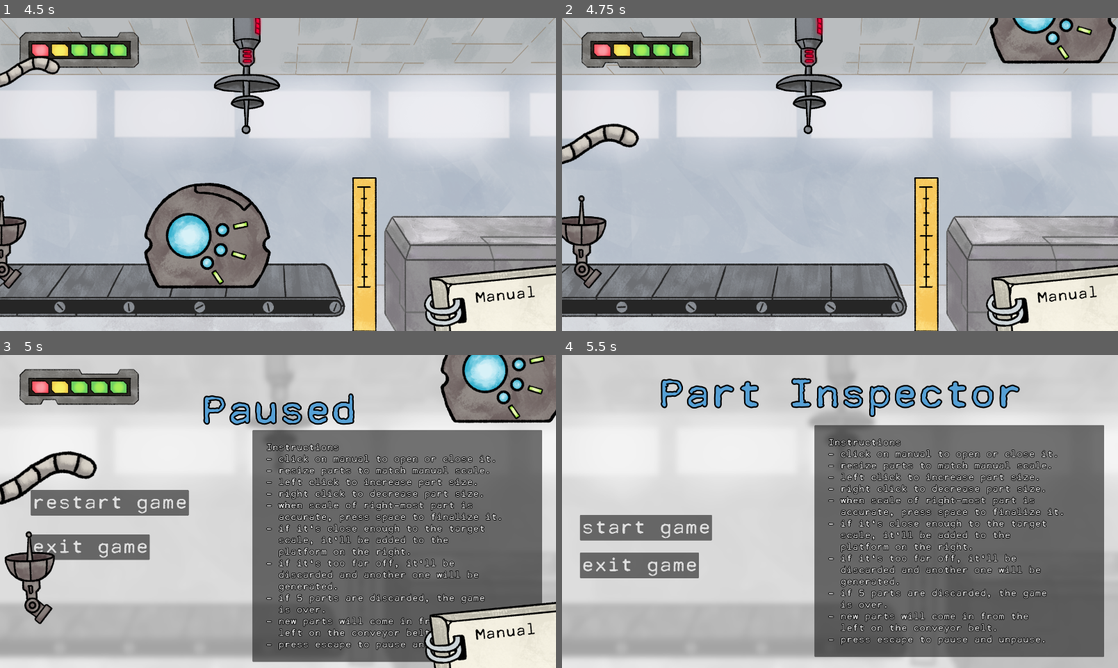
Above: before the commit, frames 1-4 (two rows, left to right).
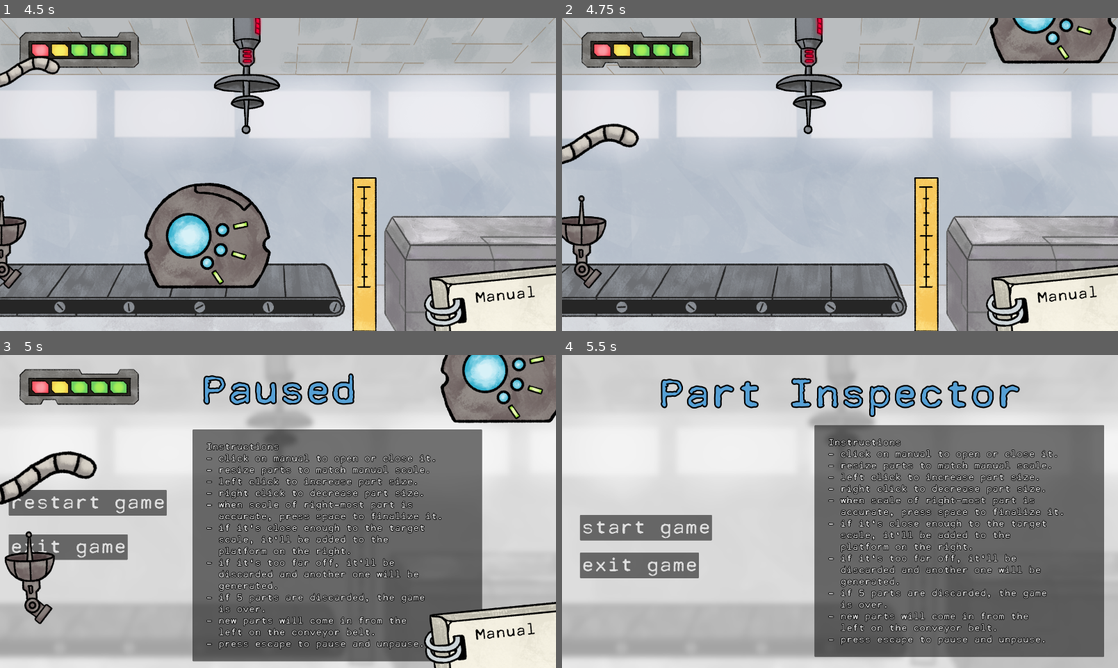
Above: after the commit, the same moments.

Repository: saadjiqbal/tip-the-scales
Game: Godot game, scene res://scenes/main_menu.tscn
The game is run twice, just before and just after one commit, with the same random seed, the same clock (stepped at 60 frames per second) and the same inputs.
Inputs (mouse positions are in pixels of both pictures, inside the frame that each line leads up to):
- Up to frame 1 (4.5 s): click "start game" at 0.5 s; tap Enter (ui_accept) at 1.25, 1.52, 2.27, 3.77 s; move the mouse to (400, 158) at 1.27 s; press the mouse at (400, 158) at 1.28 s; move the mouse to (27, 237) at 2.02 s; release the mouse at (27, 237) at 2.03 s; right-click (27, 237) at 2.1 s; click (27, 237) at 2.17 s; move the mouse to (333, 105) at 2.77 s; press the mouse at (333, 105) at 2.78 s; move the mouse to (0, 18) at 3.52 s; release the mouse at (0, 18) at 3.53 s; right-click (0, 18) at 3.6 s; click (0, 18) at 3.67 s; move the mouse to (0, 36) at 4.27 s; press the mouse at (0, 36) at 4.28 s
- Up to frame 2 (4.75 s): tap Enter (ui_accept) at 4.52 s
- Up to frame 3 (5 s): tap Escape (pause) at 4.9 s
- Up to frame 4 (5.5 s): release the mouse at (562, 373) at 5 s; click "restart game" at 5 s

Frames 1-2 are identical in both runs. In frame 3, 26% of the frame differs, in the area x 1-98%, y 5-99%; in frame 4, nothing differs.

Commit message:
post-merge tweaks

Diff:
--- a/scenes/game.tscn
+++ b/scenes/game.tscn
@@ -8,9 +8,10 @@
 [ext_resource type="Texture2D" uid="uid://qdnfrxbellc1" path="res://sprites/scenery/ruler.png" id="6_6otky"]
 [ext_resource type="PackedScene" uid="uid://l5sgoluep11v" path="res://scenes/teleporter.tscn" id="7_x186n"]
 [ext_resource type="AudioStream" uid="uid://bp85jp075xji8" path="res://Audio/Music/S06_E06_GMTK_2024.mp3" id="8_8ehep"]
-[ext_resource type="PackedScene" path="res://manual.tscn" id="8_d6nrw"]
+[ext_resource type="PackedScene" uid="uid://iy4a2pn8v7uq" path="res://scenes/manual.tscn" id="8_d6nrw"]
 [ext_resource type="PackedScene" uid="uid://cf8ua2wgbg8sc" path="res://scenes/pause_menu.tscn" id="9_s66rr"]
-[ext_resource type="PackedScene" uid="uid://bnom3816tvnmy" path="res://scenes/health_ui.tscn" id="11_i0i4r"]
+[ext_resource type="Script" path="res://scripts/pause_menu.gd" id="10_p35w1"]
+[ext_resource type="PackedScene" uid="uid://cqpkbxkwluad7" path="res://scenes/health_ui.tscn" id="11_i0i4r"]
 
 [node name="Game" type="Node2D"]
 script = ExtResource("1_nx7mq")
@@ -43,30 +44,31 @@
 offset_top = 540.0
 offset_right = 960.0
 offset_bottom = 540.0
+script = ExtResource("10_p35w1")
 
 [node name="TitleLabel" parent="PauseMenu" index="1"]
 offset_left = -266.0
-offset_top = -426.0
+offset_top = -495.0
 offset_right = 272.0
-offset_bottom = -267.0
+offset_bottom = -336.0
 
 [node name="RestartButton" parent="PauseMenu" index="2"]
-offset_left = -854.0
+offset_left = -930.0
 offset_top = -74.0
-offset_right = -308.0
+offset_right = -384.0
 offset_bottom = 14.0
 
 [node name="QuitButton" parent="PauseMenu" index="3"]
-offset_left = -854.0
+offset_left = -930.0
 offset_top = 79.0
-offset_right = -443.0
+offset_right = -519.0
 offset_bottom = 167.0
 
 [node name="Instructionpanel" parent="PauseMenu" index="4"]
-offset_left = -88.0
-offset_top = -281.0
-offset_right = 912.0
-offset_bottom = 519.0
+offset_left = -295.0
+offset_top = -283.0
+offset_right = 705.0
+offset_bottom = 517.0
 
 [node name="AudioStreamPlayer" type="AudioStreamPlayer" parent="."]
 stream = ExtResource("8_8ehep")
--- a/scenes/lose_screen.tscn
+++ b/scenes/lose_screen.tscn
@@ -1,7 +1,7 @@
-[gd_scene load_steps=10 format=3 uid="uid://c4kmcxbk2a2wc"]
+[gd_scene load_steps=10 format=3 uid="uid://dxnkvoixi407h"]
 
 [ext_resource type="Texture2D" uid="uid://2pw0q6jimw0y" path="res://sprites/scenery/menu.png" id="1_87240"]
-[ext_resource type="Script" path="res://scenes/lose_screen.gd" id="1_otipo"]
+[ext_resource type="Script" path="res://scripts/lose_screen.gd" id="1_otipo"]
 [ext_resource type="LabelSettings" uid="uid://bwyk0l0rth6ab" path="res://misc_resources/default_header.tres" id="2_133a2"]
 [ext_resource type="Theme" uid="uid://domq57dpstxo7" path="res://misc_resources/default_button_theme.tres" id="3_8jmve"]
 [ext_resource type="Texture2D" uid="uid://t4wpe6udrtby" path="res://sprites/fire_animation/fire0000.png" id="4_tr6bp"]
--- /dev/null
+++ b/scenes/pause_menu.gd
@@ -0,0 +1,11 @@
+extends Control
+
+
+# Called when the node enters the scene tree for the first time.
+func _ready() -> void:
+	pass # Replace with function body.
+
+
+# Called every frame. 'delta' is the elapsed time since the previous frame.
+func _process(delta: float) -> void:
+	pass
--- a/scenes/pause_menu.tscn
+++ b/scenes/pause_menu.tscn
@@ -1,10 +1,23 @@
 [gd_scene load_steps=6 format=3 uid="uid://cf8ua2wgbg8sc"]
 
 [ext_resource type="Texture2D" uid="uid://2pw0q6jimw0y" path="res://sprites/scenery/menu.png" id="1_5bmc7"]
-[ext_resource type="Script" path="res://scripts/pause_menu.gd" id="1_qwkh3"]
 [ext_resource type="LabelSettings" uid="uid://bwyk0l0rth6ab" path="res://misc_resources/default_header.tres" id="2_sibtc"]
 [ext_resource type="Theme" uid="uid://domq57dpstxo7" path="res://misc_resources/default_button_theme.tres" id="3_qo2rq"]
 [ext_resource type="LabelSettings" uid="uid://ce8vg46al3y6r" path="res://misc_resources/default_text.tres" id="4_uem5o"]
+
+[sub_resource type="GDScript" id="GDScript_h4pv7"]
+script/source = "extends Control
+
+
+# Called when the node enters the scene tree for the first time.
+func _ready() -> void:
+	pass # Replace with function body.
+
+
+# Called every frame. 'delta' is the elapsed time since the previous frame.
+func _process(delta: float) -> void:
+	pass
+"
 
 [node name="PauseMenu" type="Control"]
 process_mode = 3
@@ -14,7 +27,7 @@
 anchor_bottom = 1.0
 grow_horizontal = 2
 grow_vertical = 2
-script = ExtResource("1_qwkh3")
+script = SubResource("GDScript_h4pv7")
 
 [node name="BackgroundTexture" type="TextureRect" parent="."]
 layout_mode = 1
--- a/scenes/win_screen.tscn
+++ b/scenes/win_screen.tscn
@@ -1,7 +1,7 @@
-[gd_scene load_steps=9 format=3 uid="uid://crs2fox4rq8t8"]
+[gd_scene load_steps=9 format=3 uid="uid://bc0icelor8184"]
 
 [ext_resource type="Texture2D" uid="uid://2pw0q6jimw0y" path="res://sprites/scenery/menu.png" id="1_lwlwq"]
-[ext_resource type="Script" path="res://scenes/win_screen.gd" id="1_t6ert"]
+[ext_resource type="Script" path="res://scripts/win_screen.gd" id="1_t6ert"]
 [ext_resource type="Texture2D" uid="uid://boekyecldrqe2" path="res://sprites/merged/merged_0.png" id="2_67bb1"]
 [ext_resource type="LabelSettings" uid="uid://bwyk0l0rth6ab" path="res://misc_resources/default_header.tres" id="3_wn46r"]
 [ext_resource type="Texture2D" uid="uid://cvb7jfkaxmbdu" path="res://sprites/scenery/speech.png" id="4_5flnf"]
Not shown: 1 places in scenes/game.tscn that only renumber resources
Not shown: 1 places in scenes/health_ui.tscn that only renumber resources
Renamed: manual.tscn -> scenes/manual.tscn
Renamed: scenes/lose_screen.gd -> scripts/lose_screen.gd
Renamed: scenes/win_screen.gd -> scripts/win_screen.gd
